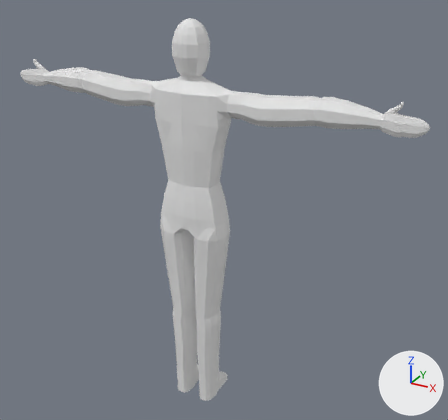
What one commit did to the Blender file bodymodel.blend.
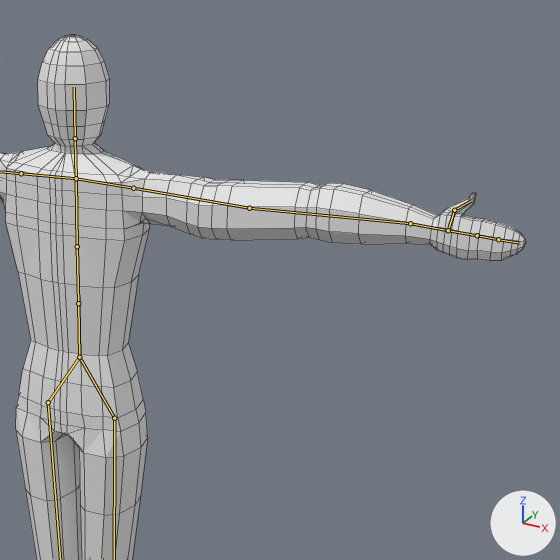
Old and new are each drawn whole from a 50 mm camera at (16.3, -26.3, 25.6) aimed at (0.4, 2.6, 11.2) and again close up on the part from 34% to 100% of the width and 0% to 70% of the height. Lighting does not change. The marker at lower right points along +X, +Y and +Z. Both versions are drawn at the pose saved in each file; the numbers are the values there. The bones that bend it are drawn over the model as lines in the close-ups. The close-ups show mesh edges as thin lines.
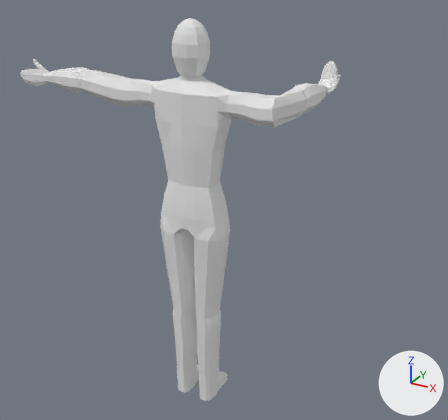
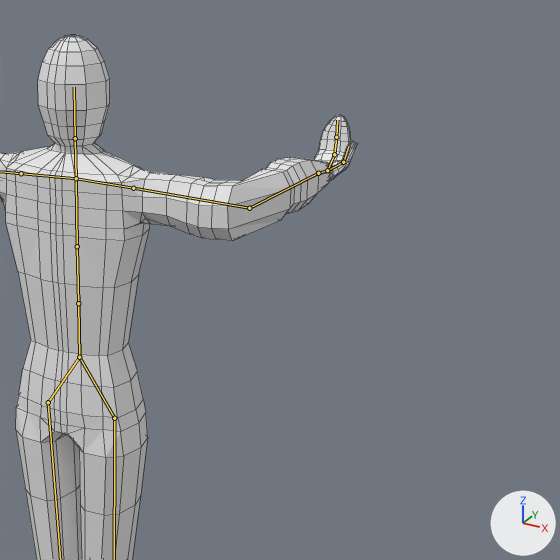
The edits, one by one:
Bone 'R_Arm.002' (bone_r_arm_002) turns from (0, 0, 0) to (-83, 1, -1) degrees about its own x, y and z.
Bone 'R_Writst' (bone_r_writst) turns from (0, 0, 0) to (-86, 80, -89) degrees about its own x, y and z.
Bone 'R_Thumb.001' (bone_r_thumb_001) turns from (0, 0, 0) to (-32, -6, 15) degrees about its own x, y and z.
Bone 'R_Thumb.002' (bone_r_thumb_002) turns from (0, 0, 0) to (-51, 20, 14) degrees about its own x, y and z.
Bone 'R_Fingers.001' (bone_r_fingers_001) turns from (0, 0, 0) to (-36, -1, 0) degrees about its own x, y and z.
Bone 'R_Fingers.002' (bone_r_fingers_002) turns from (0, 0, 0) to (-46, -2, 1) degrees about its own x, y and z.
Bone 'R_Fingers.003' (bone_r_fingers_003) turns from (0, 0, 0) to (-13, -1, 0) degrees about its own x, y and z.

What differs and where, as boxes [x1, y1, x2, y2] in the close-ups (560 x 560 px):
'Cube', posed
    before: [0, 35, 526, 560]
    after: [0, 35, 357, 560]
bone 'R_Arm.002', root to tip
    before: (249, 208) to (410, 223)
    after: (249, 208) to (318, 173)
bone 'R_Writst', root to tip
    before: (410, 223) to (448, 230)
    after: (318, 173) to (327, 170)
bone 'R_Thumb.001', root to tip
    before: (448, 230) to (454, 210)
    after: (327, 170) to (343, 162)
bone 'R_Thumb.002', root to tip
    before: (454, 210) to (471, 200)
    after: (343, 162) to (348, 147)
bone 'R_Fingers.001', root to tip
    before: (448, 230) to (477, 235)
    after: (327, 170) to (334, 154)
bone 'R_Fingers.002', root to tip
    before: (477, 235) to (498, 239)
    after: (334, 154) to (336, 137)
bone 'R_Fingers.003', root to tip
    before: (498, 239) to (520, 243)
    after: (336, 137) to (337, 120)
